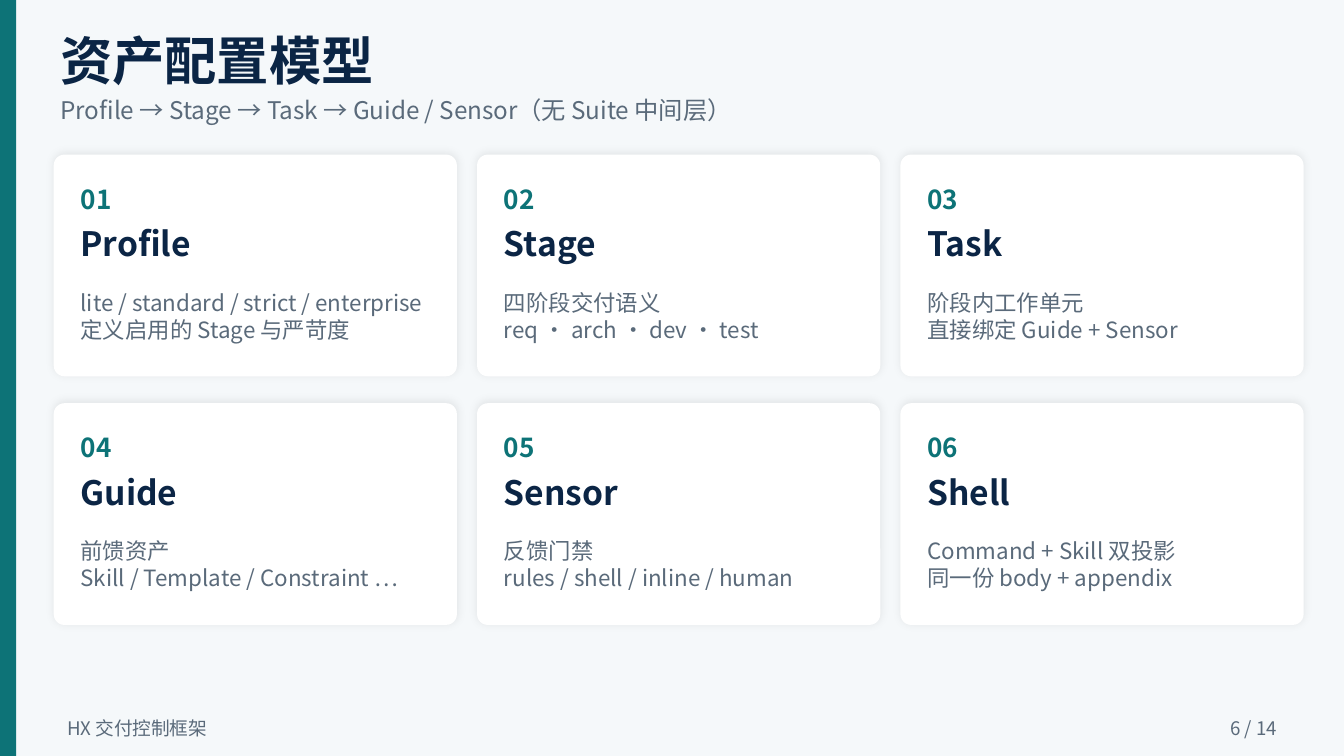
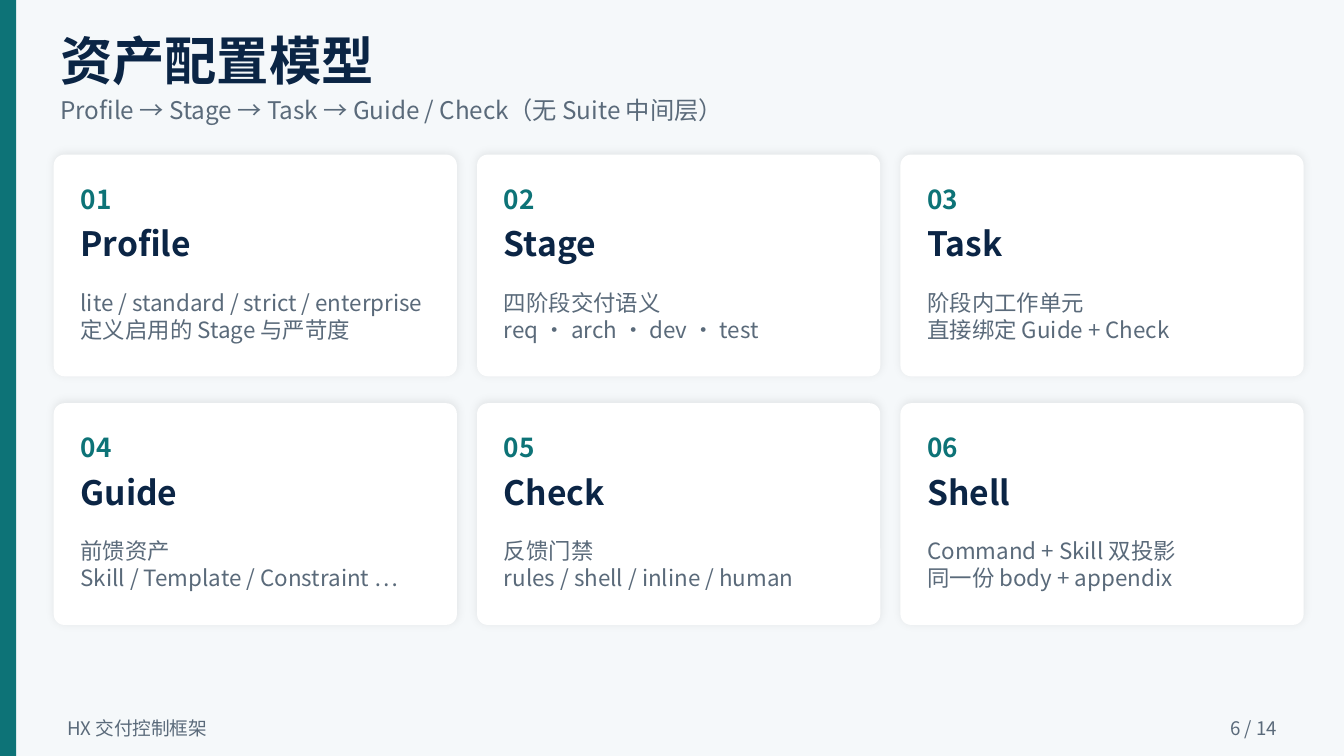
Before and after one commit to llm-insights-share/hx-lite, a slide deck: slide 6 of docs/HX应用介绍.pptx. Drawn at 1344x756 pixels with LibreOffice and Linux fonts; fonts in the diff are those of the drawing. Boxes give left, top, right and bottom in pixels: in the first picture for what was removed or moved away, otherwise in the second. Text is boxed around its words. In the diff, an @@ line names an element or a change of style, - is before the commit and + after.

Commit message:
release: hx-lite v1.02 — Template package/docx delivery & Check terminology
Propagate Guide template packages (incl. .docx) through export, sync, and
shell path layout; align gates/docs/PPTX to Check wording and nhx check.

```diff
--- a/docs/HX应用介绍.pptx
+++ b/docs/HX应用介绍.pptx
@@ text at bbox=[60, 98, 723, 125]: text changed @@
-Profile → Stage → Task → Guide / Sensor（无 Suite 中间层）
+Profile → Stage → Task → Guide / Check（无 Suite 中间层）
@@ text at bbox=[927, 319, 1170, 340]: text changed @@
-直接绑定 Guide + Sensor
+直接绑定 Guide + Check
@@ text at bbox=[504, 478, 605, 506]: text changed @@
-Sensor
+Check
```
Also in this commit, not shown: 11 other slides changed, 35 other files.
